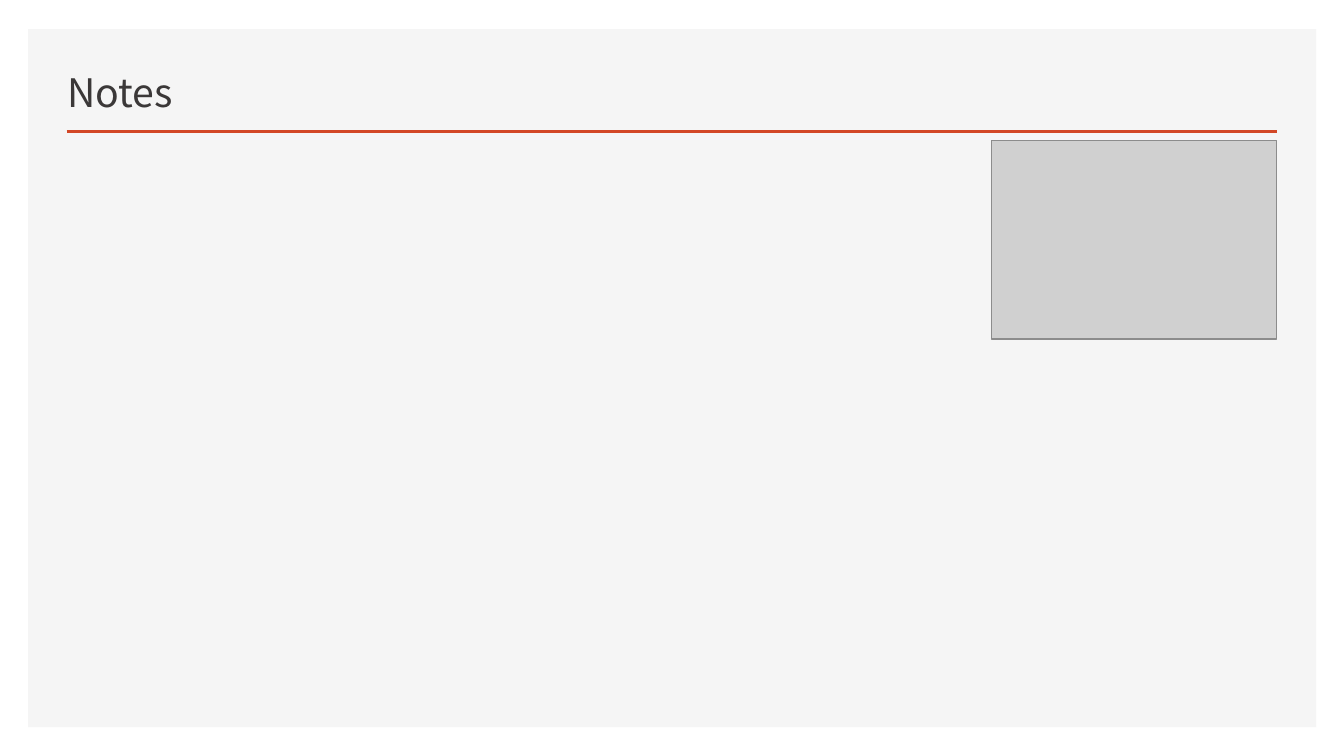
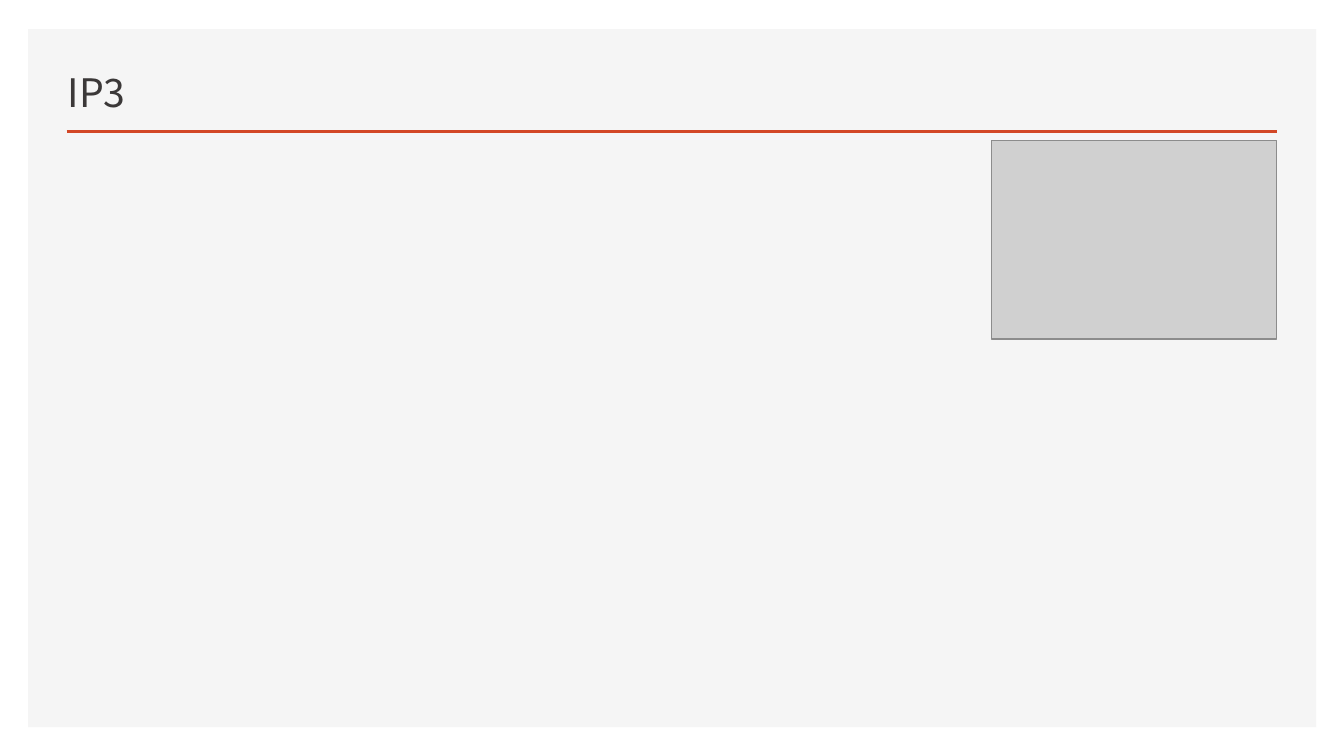
Before and after one commit to eliuwei/eliuwei.github.io, a slide deck: slide 5 of HARDWARE/01 射频/01 射频基本概念/射频基本概念总结.pptx. Drawn at 1344x756 pixels with LibreOffice and Linux fonts; fonts in the diff are those of the drawing; grey boxes stand for pictures. Boxes give left, top, right and bottom in pixels: in the first picture for what was removed or moved away, otherwise in the second. Text is boxed around its words. In the diff, an @@ line names an element or a change of style, - is before the commit and + after.

```diff
--- a/HARDWARE/01 射频/01 射频基本概念/射频基本概念总结.pptx
+++ b/HARDWARE/01 射频/01 射频基本概念/射频基本概念总结.pptx
@@ title at [68,78,126,108]: text changed @@
-Notes
+IP3
```
Also in this commit, not shown: 3 other slides changed, 1 slide added, 1 slide removed, 1 other file.
